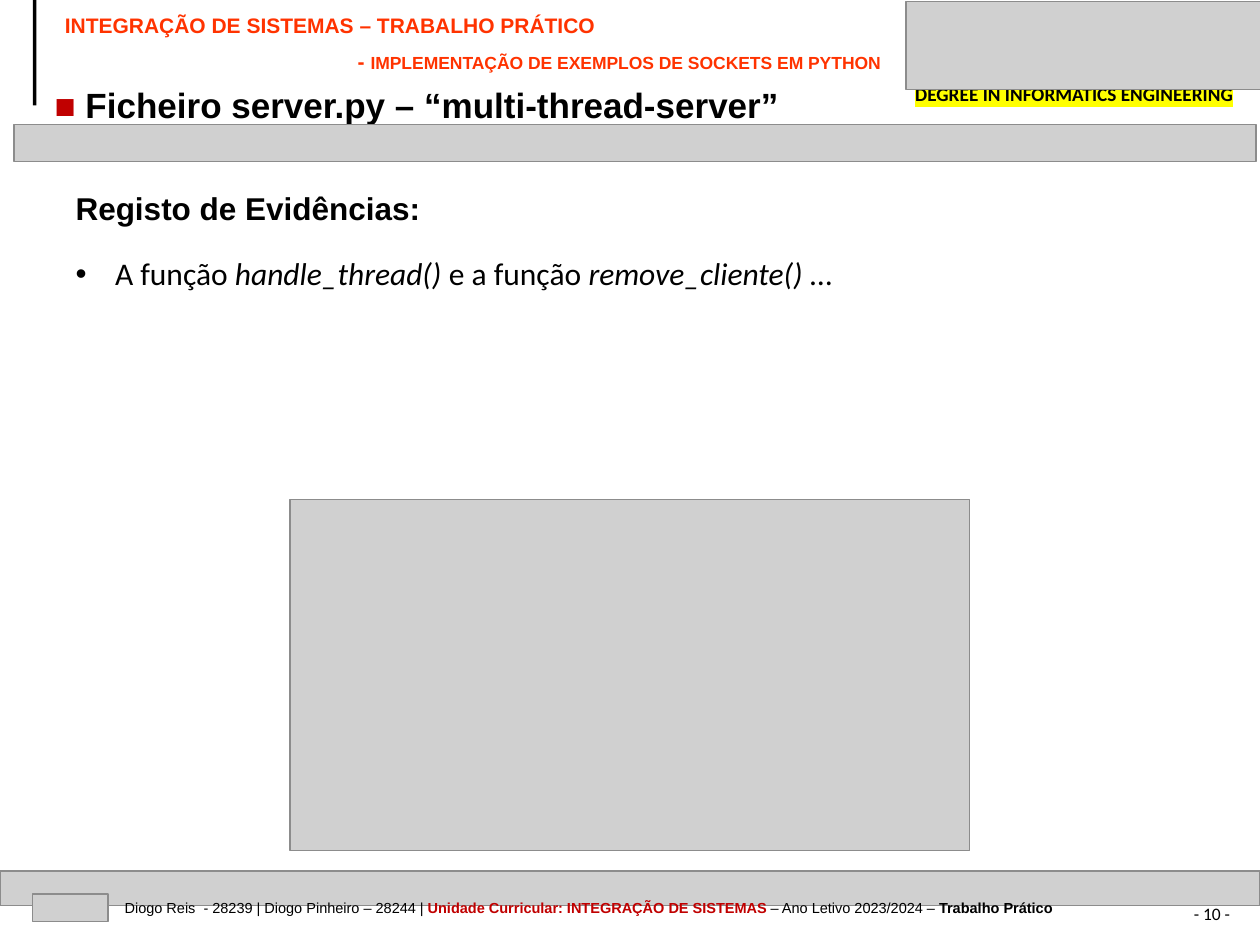
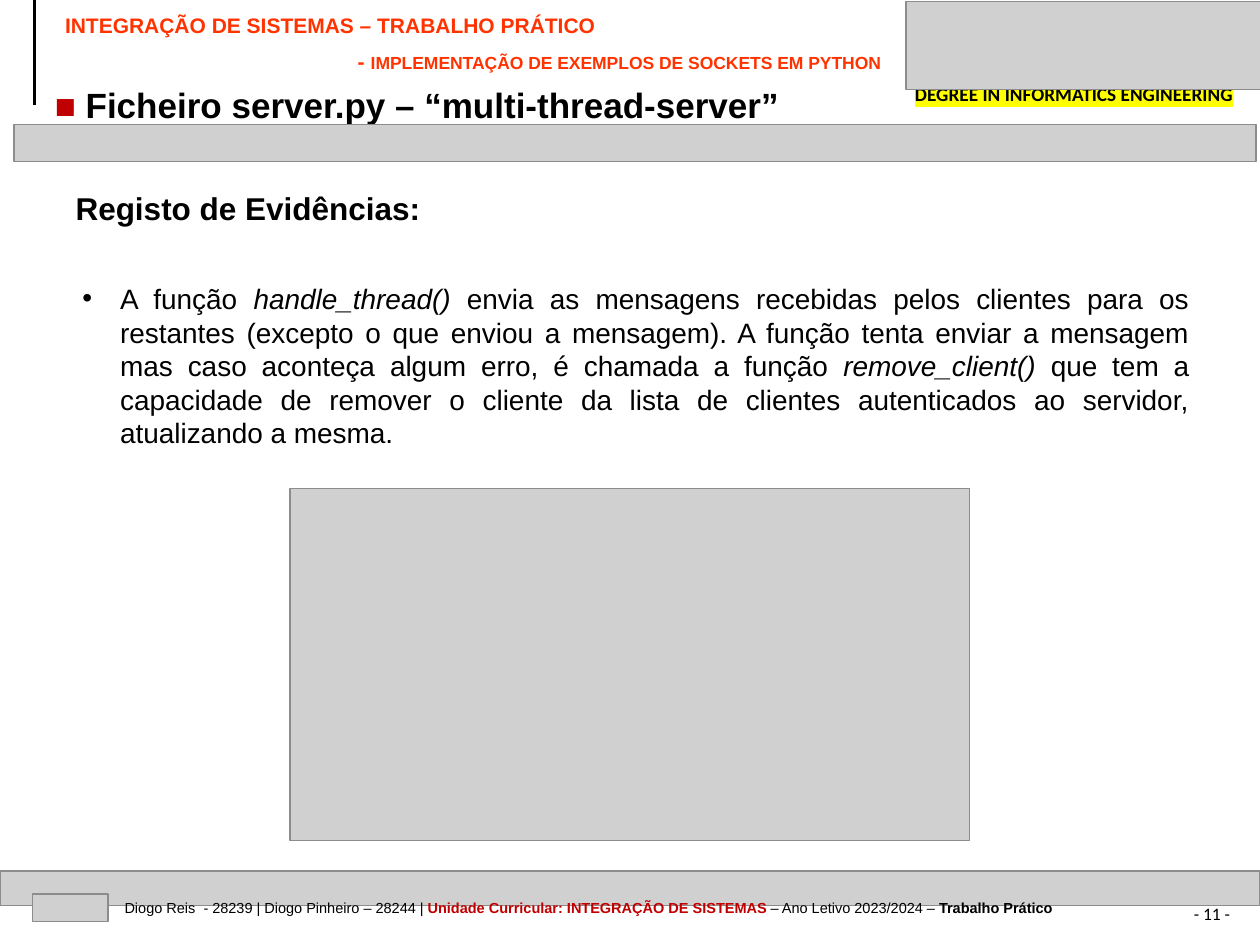
Before and after one commit to devdp11/socket_thread_conn-project, a slide deck: slide 11 of IPVC-EI-TP-SOCKETS-28244-28239.pptx (slide 10 before the commit). Drawn at 1260x945 pixels with LibreOffice and Linux fonts; fonts in the diff are those of the drawing; grey boxes stand for pictures. Boxes give left, top, right and bottom in pixels: in the first picture for what was removed or moved away, otherwise in the second. Text is boxed around its words. In the diff, an @@ line names an element or a change of style, - is before the commit and + after.

```diff
--- a/IPVC-EI-TP-SOCKETS-28244-28239.pptx
+++ b/IPVC-EI-TP-SOCKETS-28244-28239.pptx
@@ text "INTEGRAÇÃO DE SISTEMAS – TRABALHO ..." at (65, 16, 881, 73): less space between paragraphs; more space between paragraphs @@
@@ text removed at (115, 262, 803, 291) @@
-• A função handle_thread() e a função remove_cliente() …
@@ text added at (120, 288, 1190, 444), 16 pt, text #000000 @@
+• A função handle_thread() envia as mensagens recebidas pelos clientes para os restantes (excepto o que enviou a mensagem). A função tenta enviar a mensagem mas caso aconteça algum erro, é chamada a função remove_client() que tem a capacidade de remover o cliente da lista de clientes autenticados ao servidor, atualizando a mesma.
@@ picture: place and size @@
-picture at (290, 499, 970, 850)
+picture at (290, 489, 970, 840)
@@ page number at (1203, 905, 1221, 920): text changed @@
-- 10 -
+- 11 -
```
Also in this commit, not shown: 16 other slides changed, 3 slides added, 2 other files.
